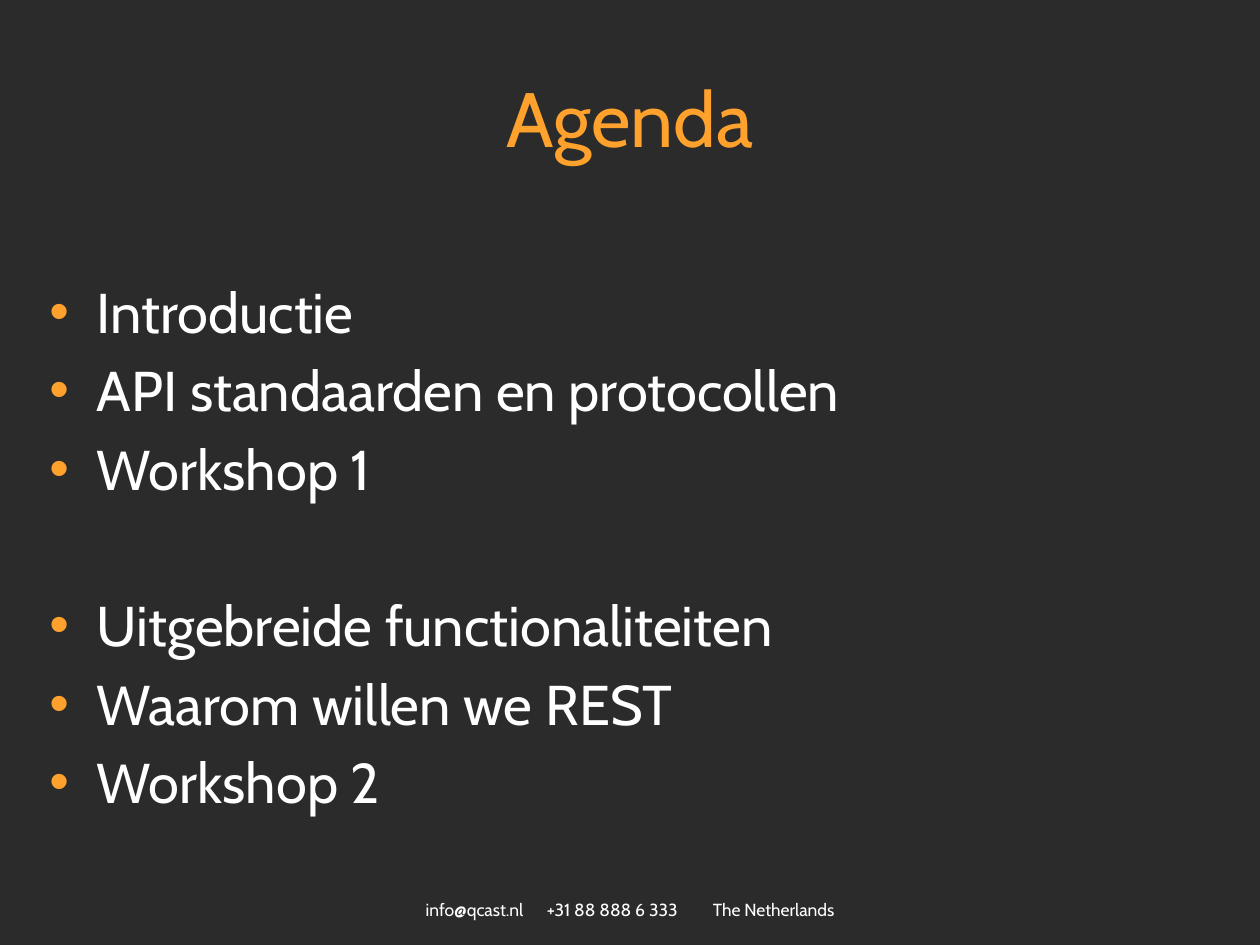
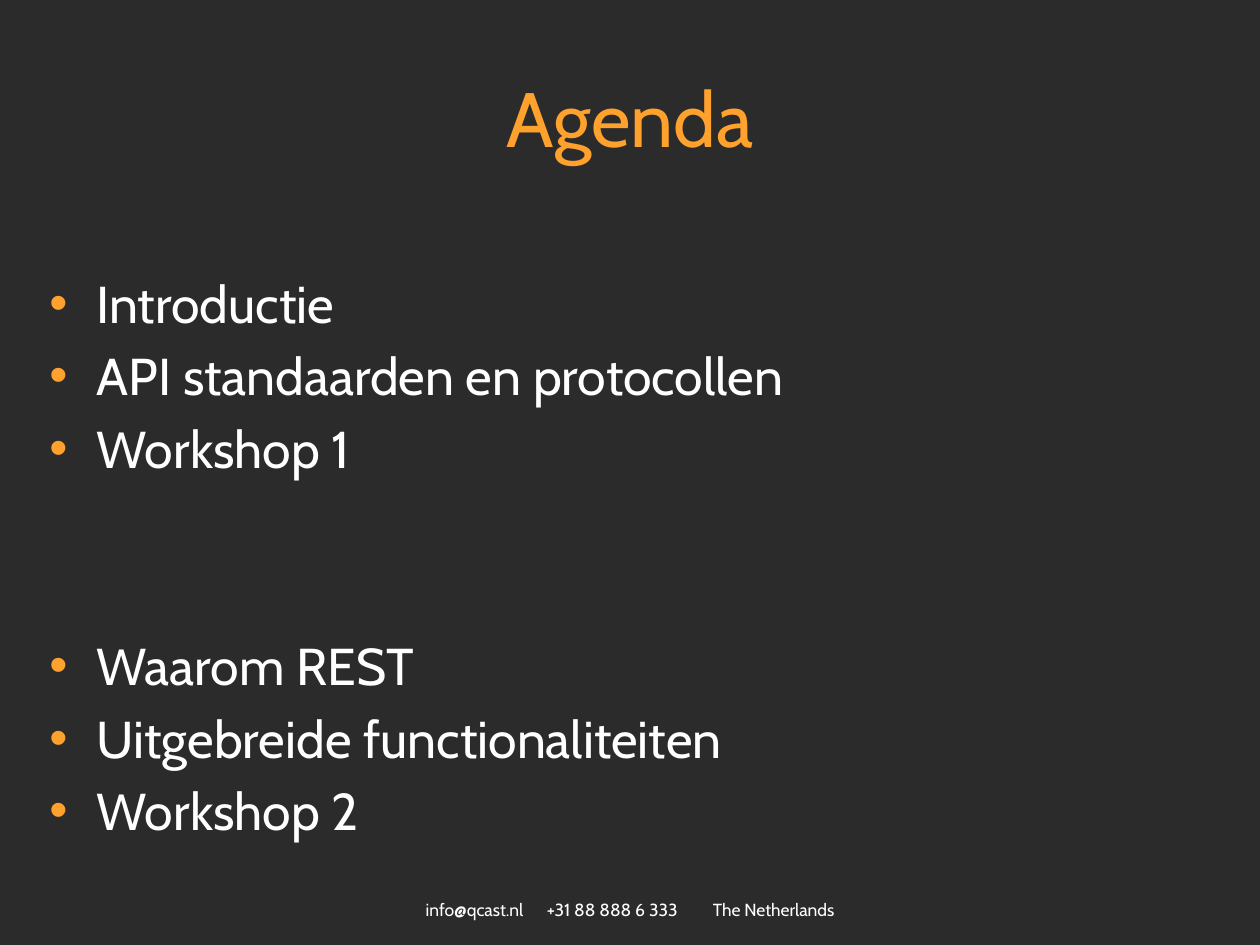
Before and after one commit to spijkerman/dierentuin, a slide deck: slide 2 of API workshop.pptx. Drawn at 1260x945 pixels with LibreOffice and Linux fonts; fonts in the diff are those of the drawing; background and template pictures are left out; a plain dark background stands for a picture behind light text. Boxes give left, top, right and bottom in pixels: in the first picture for what was removed or moved away, otherwise in the second. Text is boxed around its words. In the diff, an @@ line names an element or a change of style, - is before the commit and + after.

Commit message:
added the why

```diff
--- a/API workshop.pptx
+++ b/API workshop.pptx
@@ text at <box>97,284,783,842</box>: size 32 to 29.6 pt in "Introductie", "API standaarden en protocollen", "Workshop 1", "Uitgebreide functionaliteiten" and 1 more places @@
@@ text at <box>97,648,414,686</box>: paragraph added @@
+• Waarom REST
@@ text at <box>97,683,672,726</box>: paragraph removed @@
-• Waarom willen we REST
```
Also in this commit, not shown: 1 slide added.
